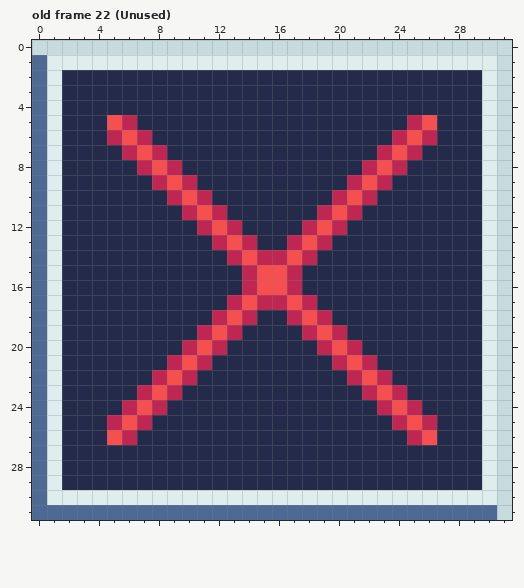
Pixel-art file -- public/assets/graphics/editor-tiles.ase. Above is the file before it was changed.
32x32 pixels, 33 frames. Colours within 5 levels of each other are drawn and written as one. Shown: old frame 22 (Unused).
Once edited:
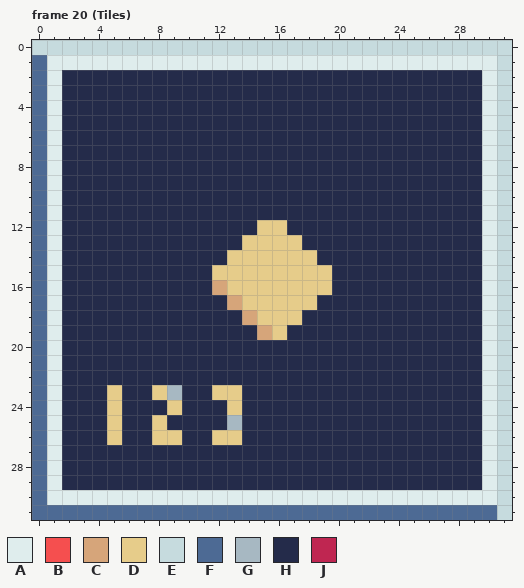
Palette (. is transparent): A #dfeded  B #f54f4f  C #d6a57a  D #e6cc8a  E #c6dbde  F #4d6a94  G #a7b8c2  H #242b4a  J #bf2651
A new or re-ordered frame is compared with the old frame closest to it.
The exact change:
frames 33 -> 34
Frame 20 (Tiles) is new; against old frame 22 (Unused), layer "Layer 1":
y 5: x 5..6 BJ -> HH; x 25..26 JB -> HH
y 6: x 5..7 JBJ -> HHH; x 24..26 JBJ -> HHH
y 7: x 6..8 JBJ -> HHH; x 23..25 JBJ -> HHH
y 8: x 7..9 JBJ -> HHH; x 22..24 JBJ -> HHH
y 9: x 8..10 JBJ -> HHH; x 21..23 JBJ -> HHH
y 10: x 9..11 JBJ -> HHH; x 20..22 JBJ -> HHH
y 11: x 10..12 JBJ -> HHH; x 19..21 JBJ -> HHH
y 12: x 11..13 JBJ -> HHH; x 15..16 HH -> DD; x 18..20 JBJ -> HHH
y 13: x 12..19 JBJHHJBJ -> HHDDDDHH
y 14: x 13..18 JBJJBJ -> DDDDDD
y 15: x 12..19 HHJBBJHH -> DDDDDDDD
y 16: x 12..19 HHJBBJHH -> CDDDDDDD
y 17: x 13..18 JBJJBJ -> CDDDDD
y 18: x 12..19 JBJHHJBJ -> HHCDDDHH
y 19: x 11..13 JBJ -> HHH; x 15..16 HH -> CD; x 18..20 JBJ -> HHH
y 20: x 10..12 JBJ -> HHH; x 19..21 JBJ -> HHH
y 21: x 9..11 JBJ -> HHH; x 20..22 JBJ -> HHH
y 22: x 8..10 JBJ -> HHH; x 21..23 JBJ -> HHH
y 23: x 5 H -> D; x 7..9 JBJ -> HDG; x 12..13 HH -> DD; x 22..24 JBJ -> HHH
y 24: x 5..9 HJBJH -> DHHHD; x 13 H -> D; x 23..25 JBJ -> HHH
y 25: x 5..8 JBJH -> DHHD; x 13 H -> G; x 24..26 JBJ -> HHH
y 26: x 5..6 BJ -> DH; x 8..9 HH -> DD; x 12..13 HH -> DD; x 25..26 JB -> HH
Where, in picture pixels (left, top, right, bottom), the same in both pictures:
changed: (107, 115, 437, 445)
